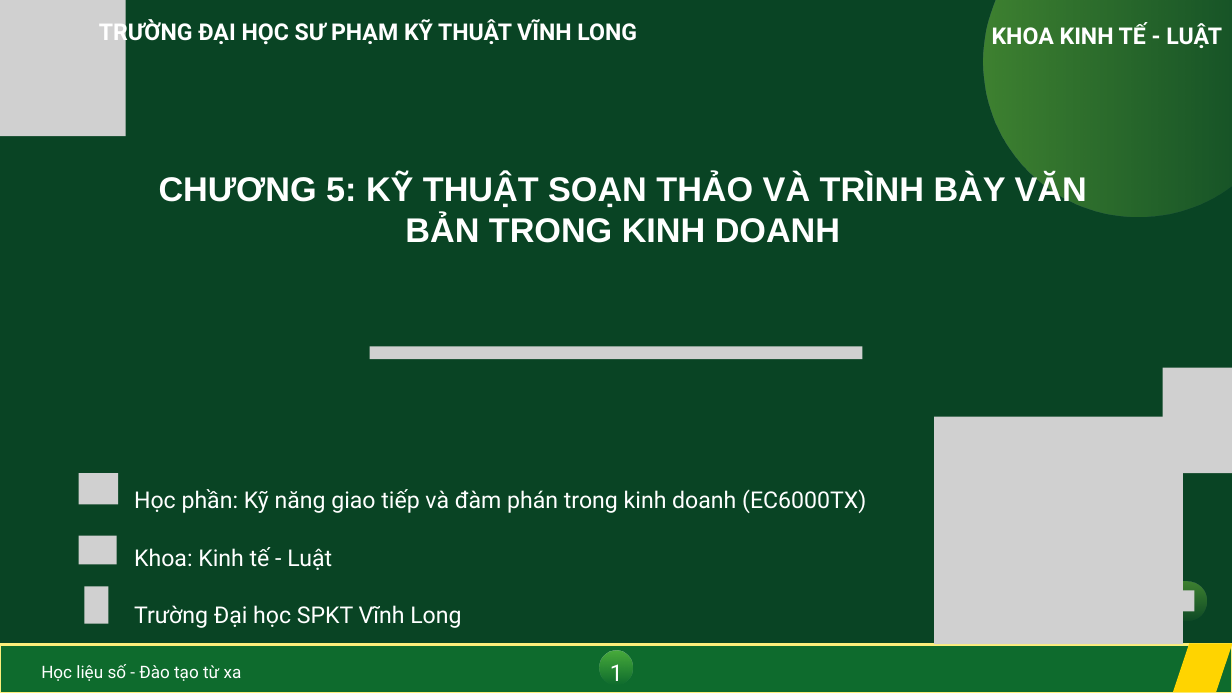
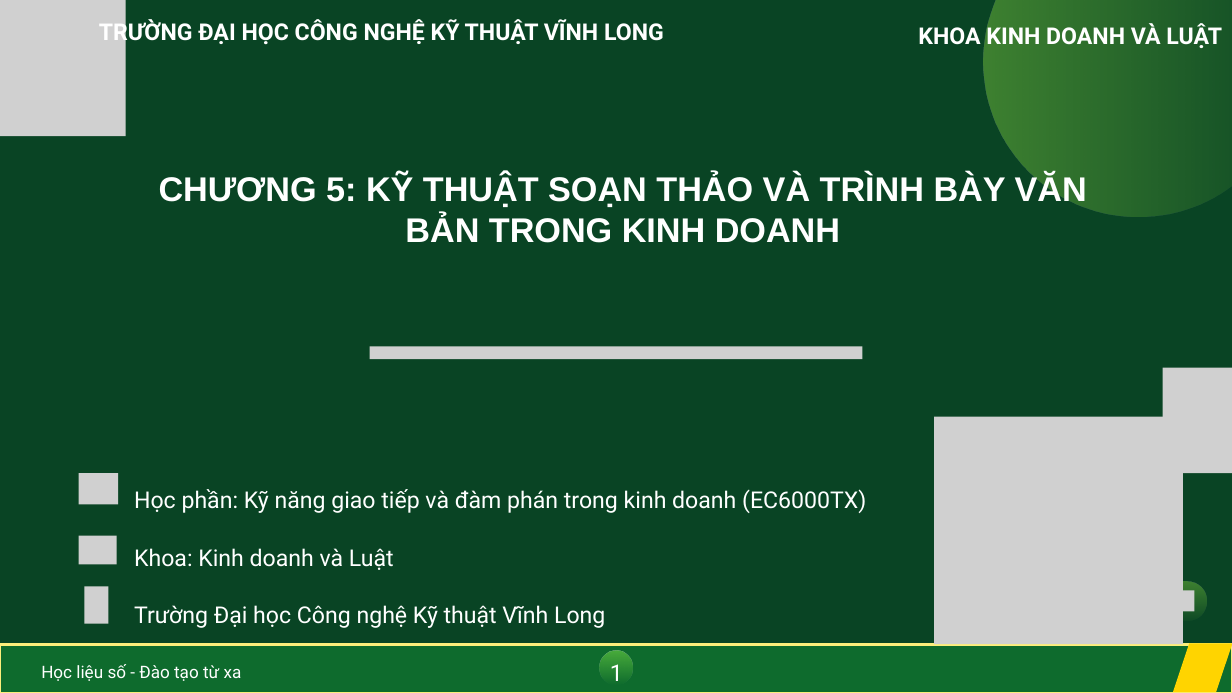
Before and after one commit to thuyhuongctu/ComDraft, a slide deck: slide 1 of ec6000tx-chuong-5/slides/CHUONG_5__KY_THUAT_SOAN_THAO_VA_TRINH_BAY_VAN_BAN_EC6000TX.pptx. Drawn at 1232x693 pixels with LibreOffice and Linux fonts; fonts in the diff are those of the drawing; grey boxes stand for pictures; background and template pictures are left out. Boxes give left, top, right and bottom in pixels: in the first picture for what was removed or moved away, otherwise in the second. Text is boxed around its words. In the diff, an @@ line names an element or a change of style, - is before the commit and + after.

Commit message:
Đổi tên trường và khoa trên slide Chương 5 (gói EC6000TX) (#18)
Khoa "Kinh tế - Luật" đổi thành "Kinh doanh và Luật", tên tiếng Việt của
trường đổi từ "Trường Đại học Sư phạm Kỹ thuật Vĩnh Long" thành "Trường
Đại học Công nghệ Kỹ thuật Vĩnh Long" (mã VLUTE giữ nguyên) — theo đúng
tên hiện dùng trên áp phích sự kiện chính thức của trường. Sửa toàn bộ
102 lượt xuất hiện trên cả 50 slide (phần chân trang lặp lại mỗi trang,
cộng slide bìa và slide cảm ơn), rồi xuất lại đúng bản PDF đi kèm.

Chưa sửa hai chỗ, ghi rõ trong README để cô quyết định sau:
- Con dấu tròn của trường ở góc mỗi slide là ảnh, không phải chữ, vẫn còn
  chữ tắt "ĐH SP KT VL" cũ — cần ảnh dấu mới từ trường mới sửa được.
- Ba video bài giảng dựng từ chính bộ slide này nên nhiều khả năng vẫn
  hiện tên cũ suốt video, không riêng gì bìa — sửa video sẽ cần ảnh nguồn
  từng slide (không có trong repo) hoặc thu lại, việc lớn hơn nhiều so
  với sửa slide/PDF ở đây.

```diff
--- a/ec6000tx-chuong-5/slides/CHUONG_5__KY_THUAT_SOAN_THAO_VA_TRINH_BAY_VAN_BAN_EC6000TX.pptx
+++ b/ec6000tx-chuong-5/slides/CHUONG_5__KY_THUAT_SOAN_THAO_VA_TRINH_BAY_VAN_BAN_EC6000TX.pptx
@@ text at [99, 20, 664, 46]: text changed @@
-TRƯỜNG ĐẠI HỌC SƯ PHẠM KỸ THUẬT VĨNH LONG
+TRƯỜNG ĐẠI HỌC CÔNG NGHỆ KỸ THUẬT VĨNH LONG
@@ text at [918, 23, 1222, 48]: text changed @@
-KHOA KINH TẾ - LUẬT
+KHOA KINH DOANH VÀ LUẬT
@@ text at [134, 548, 394, 570]: text changed @@
-Khoa: Kinh tế - Luật
+Khoa: Kinh doanh và Luật
@@ text at [134, 605, 605, 628]: text changed @@
-Trường Đại học SPKT Vĩnh Long
+Trường Đại học Công nghệ Kỹ thuật Vĩnh Long
```
Also in this commit, not shown: 49 other slides changed, 2 other files.
